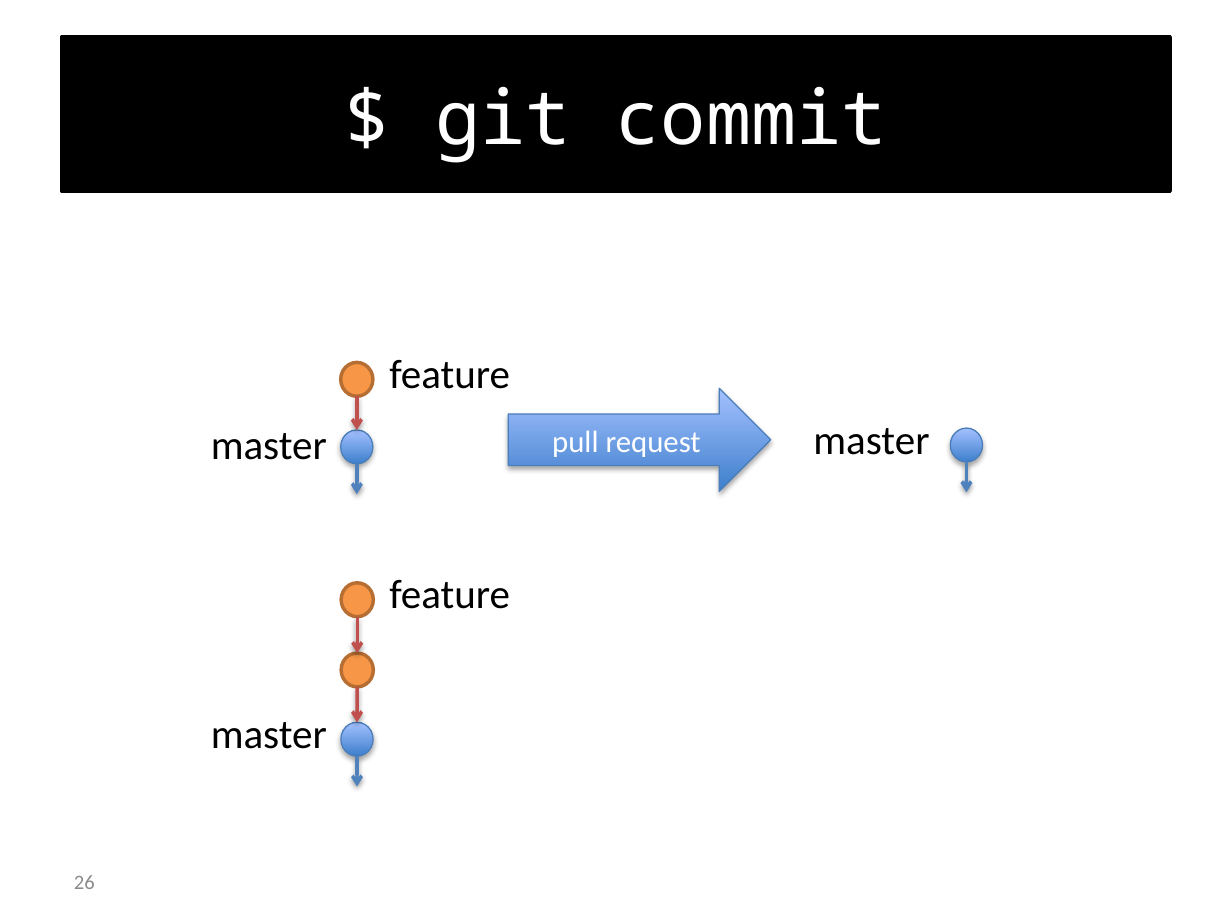
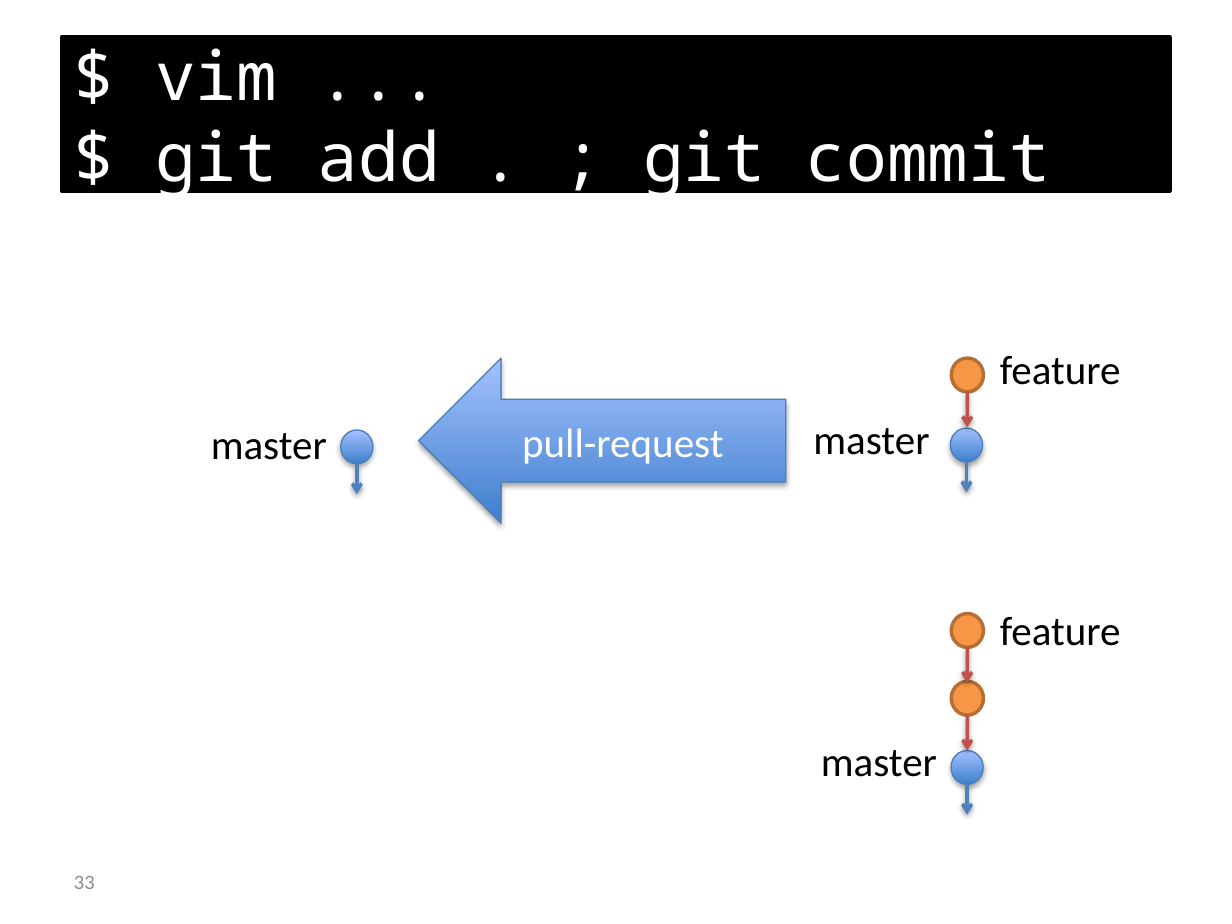
Before and after one commit to foss2serve/github-workflow-activity, a slide deck: slide 33 of presentation.pptx (slide 26 before the commit). Drawn at 1232x924 pixels with LibreOffice and Linux fonts; fonts in the diff are those of the drawing; background and template pictures are left out. Boxes give left, top, right and bottom in pixels: in the first picture for what was removed or moved away, otherwise in the second. Text is boxed around its words. In the diff, an @@ line names an element or a change of style, - is before the commit and + after.

```diff
--- a/presentation.pptx
+++ b/presentation.pptx
@@ title at (x1=155, y1=48, x2=1050, y2=198): text changed; size 44 to 39.6 pt @@
-$ git commit
+$ vim ...
+$ git add . ; git commit
@@ left arrow "pull-request" resized from (x1=509, y1=388, x2=771, y2=492) to (x1=419, y1=359, x2=786, y2=524) @@
@@ left arrow "pull-request" at (x1=419, y1=359, x2=786, y2=524): right arrow to left arrow @@
@@ ellipse moved from (x1=341, y1=583, x2=373, y2=617) to (x1=951, y1=359, x2=983, y2=393) @@
@@ text "feature" moved from (x1=389, y1=360, x2=510, y2=389) to (x1=1000, y1=356, x2=1121, y2=385) @@
@@ arrow moved from (357, 617) - (357, 653) to (967, 392) - (967, 428) @@
@@ text in left arrow at (x1=522, y1=428, x2=724, y2=464): text changed; size 18 to 24 pt @@
-pull request
+pull-request
@@ text "feature" moved from (x1=389, y1=580, x2=510, y2=609) to (x1=1000, y1=617, x2=1121, y2=646) @@
@@ ellipse moved from (x1=341, y1=362, x2=373, y2=397) to (x1=951, y1=614, x2=983, y2=648) @@
@@ arrow moved from (357, 397) - (357, 430) to (967, 647) - (967, 683) @@
@@ 2 arrows, 2 ellipses, 1 text moved together from (x1=211, y1=653, x2=373, y2=786) to (x1=821, y1=681, x2=983, y2=814) @@
@@ page number at (x1=74, y1=876, x2=95, y2=889): text changed @@
-26
+33
```
Also in this commit, not shown: 19 other slides changed, 33 slides added, 26 slides removed.
